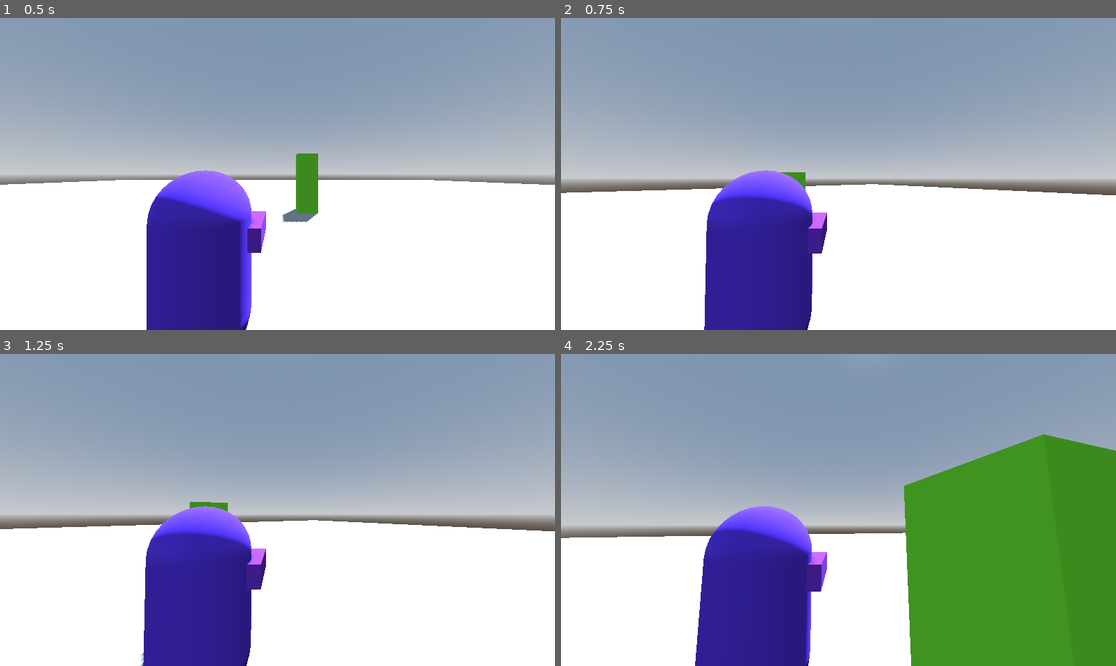
Above: before the commit, frames 1-4 (two rows, left to right).
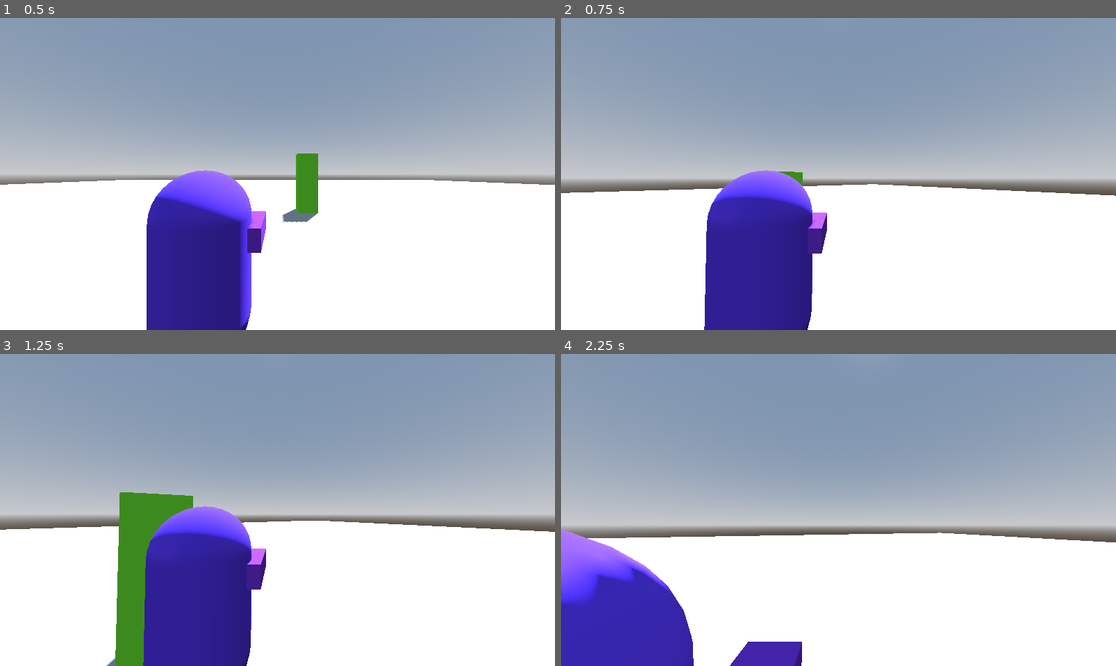
Above: after the commit, the same moments.

Repository: NxKuma/ISCS_3D
Game: Godot game, scene res://Scene/main.tscn
The game is run twice, just before and just after one commit, with the same random seed, the same clock (stepped at 60 frames per second) and the same inputs.
Inputs (mouse positions are in pixels of both pictures, inside the frame that each line leads up to):
- Up to frame 1 (0.5 s): no input
- Up to frame 2 (0.75 s): tap Enter (ui_accept) at 0.5 s; move the mouse to (866, 174) at 0.52 s; hold W (up) from 0.53 s (still down); hold Shift (run, bound only after the commit) from 0.53 s (still down)
- Up to frame 3 (1.25 s): keep holding W (up); keep holding Shift (run, bound only after the commit); tap Enter (ui_accept) at 0.77 s
- Up to frame 4 (2.25 s): keep holding W (up); move the mouse to (810, 510) at 1.27 s; release Shift (run, bound only after the commit) at 1.28 s; right-click (810, 510) at 1.35 s; tap Enter (ui_accept) at 1.52 s; tap Shift (run, bound only after the commit) at 1.55 s; move the mouse to (849, 503) at 2.02 s; hold Shift (run, bound only after the commit) from 2.03 s (still down)

Frame 1 is identical in both runs. In frame 2, less than 0.1% of the frame differs, in the area x 1-100%, y 49-65%; in frame 3, 3.7%; in frame 4, 43%, in the area x 0-100%, y 25-100%.

Commit message:
Added Run and Decelerate

Diff:
--- a/3rd-person-shooter/Scene/player.tscn
+++ b/3rd-person-shooter/Scene/player.tscn
@@ -35,7 +35,7 @@
 
 [node name="RayCast3D" type="RayCast3D" parent="CamOrigin/SpringArm3D"]
 transform = Transform3D(1, 0, 0, 0, 1, 0, 0, 0, 1, 0, -0.0889238, 1.98577)
-target_position = Vector3(0, 0, -10)
+target_position = Vector3(0, -1, -100)
 
 [node name="Camera3D" type="Camera3D" parent="CamOrigin/SpringArm3D"]
 transform = Transform3D(1, 0, 0, 0, 1, 0, 0, 0, 1, 0, -0.0889238, 1.98577)
--- a/3rd-person-shooter/Script/player.gd
+++ b/3rd-person-shooter/Script/player.gd
@@ -1,11 +1,11 @@
 extends CharacterBody3D
-
 
 const SPEED = 5.0
 const JUMP_VELOCITY = 4.5
 
-@onready var pivot = $CamOrigin
-@export var sens = 0.5
+@onready var pivot: Node3D = $CamOrigin
+@onready var gun: MeshInstance3D = $DirMesh
+@export var sens: float = 0.5
 
 # Get the gravity from the project settings to be synced with RigidBody nodes.
 var gravity = ProjectSettings.get_setting("physics/3d/default_gravity")
@@ -20,6 +20,9 @@
 		pivot.rotation.x = clamp(pivot.rotation.x, deg_to_rad(-90), deg_to_rad(45))
 
 func _physics_process(delta):
+
+	#gun.rotate(pivot.get_child(0).get_child(0).target_position - gun.get_child(0).target_position,(pivot.get_child(0).get_child(0).target_position - gun.get_child(0).target_position).angle_to() )
+
 	if not is_on_floor():
 		velocity.y -= gravity * delta
 
@@ -40,9 +43,14 @@
 	var input_dir = Input.get_vector("left", "right", "up", "down")
 	var direction = (transform.basis * Vector3(input_dir.x, 0, input_dir.y)).normalized()
 	if direction:
-		velocity.x = direction.x * SPEED
-		velocity.z = direction.z * SPEED
+		var limit: int = 4
+		if Input.is_action_pressed("run"):
+			limit = 8
+		#velocity.x = direction.x * SPEED
+		velocity.x = move_toward(velocity.x, direction.x * limit, SPEED * 0.3 )
+		velocity.z = move_toward(velocity.z, direction.z * limit, SPEED * 0.3 )
+		#velocity.z = direction.z * SPEED
 	else:
-		velocity.x = move_toward(velocity.x, 0, SPEED)
-		velocity.z = move_toward(velocity.z, 0, SPEED)
+		velocity.x = move_toward(velocity.x, 0, SPEED * 0.3)
+		velocity.z = move_toward(velocity.z, 0, SPEED * 0.3)
 	move_and_slide()
--- a/3rd-person-shooter/project.godot
+++ b/3rd-person-shooter/project.godot
@@ -47,6 +47,11 @@
 "events": [Object(InputEventMouseButton,"resource_local_to_scene":false,"resource_name":"","device":-1,"window_id":0,"a …(253 unchanged characters)…
 ]
 }
+run={
+"deadzone": 0.5,
+"events": [Object(InputEventKey,"resource_local_to_scene":false,"resource_name":"","device":-1,"window_id":0,"alt_pressed":false,"shift_pressed":false,"ctrl_pressed":false,"meta_pressed":false,"pressed":false,"keycode":0,"physical_keycode":4194325,"key_label":0,"unicode":0,"location":0,"echo":false,"script":null)
+]
+}
 
 [rendering]
 
